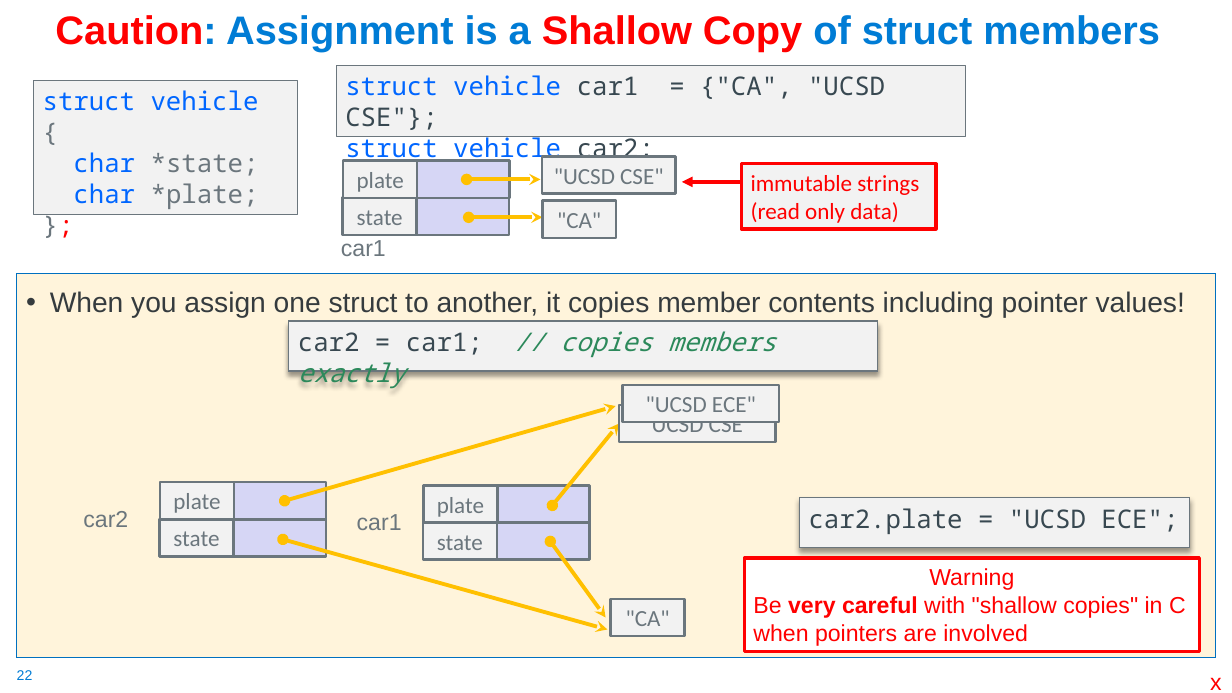
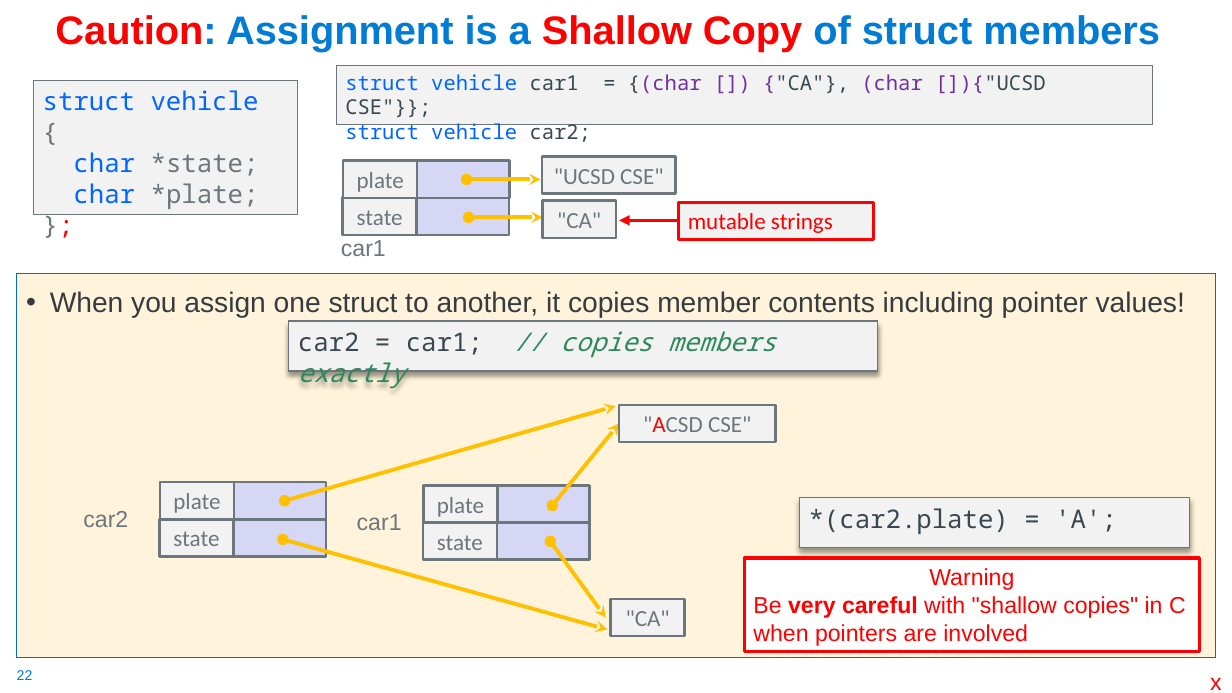
Before and after one commit to cse30-sp24/Muller-Slides, a slide deck: slide 22 of 03-C-Part3.pptx. Drawn at 1232x693 pixels with LibreOffice and Linux fonts; fonts in the diff are those of the drawing. Boxes give left, top, right and bottom in pixels: in the first picture for what was removed or moved away, otherwise in the second. Text is boxed around its words. In the diff, an @@ line names an element or a change of style, - is before the commit and + after.

```diff
--- a/03-C-Part3.pptx
+++ b/03-C-Part3.pptx
@@ rectangle "struct vehicle car1 = {(char ..." resized from (x1=336, y1=66, x2=966, y2=137) to (x1=336, y1=66, x2=1153, y2=125) @@
@@ text in rectangle at (x1=345, y1=74, x2=1046, y2=117): text changed; size 20 to 16 pt @@
-struct vehicle car1 = {"CA", "UCSD CSE"};
+struct vehicle car1 = {(char []) {"CA"}, (char []){"UCSD CSE"}};
@@ text in rectangle at (x1=345, y1=123, x2=591, y2=142): size 20 to 16 pt in "struct vehicle car2;" @@
@@ rectangle "mutable strings" resized from (x1=741, y1=164, x2=935, y2=229) to (x1=679, y1=202, x2=873, y2=239) @@
@@ arrow moved from (741, 182) - (682, 182) to (678, 220) - (619, 220) @@
@@ text in rectangle at (x1=688, y1=213, x2=833, y2=233): text changed @@
-immutable strings
-(read only data)
+mutable strings
@@ rectangle removed at (x1=623, y1=385, x2=779, y2=422) @@
-"UCSD ECE"
@@ text in rectangle at (x1=643, y1=416, x2=751, y2=432): text changed @@
-"UCSD CSE"
+"ACSD CSE"
@@ text in rectangle at (x1=809, y1=508, x2=1117, y2=534): text changed @@
-car2.plate = "UCSD ECE";
+*(car2.plate) = 'A';
```
Also in this commit, not shown: 9 other slides changed, 2 other files.
